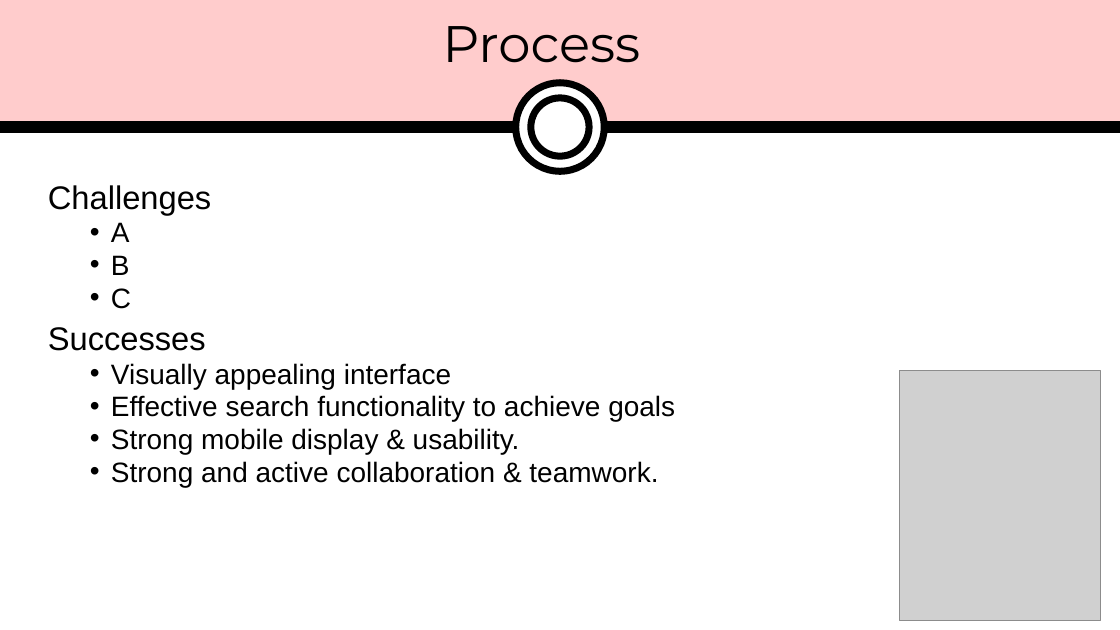
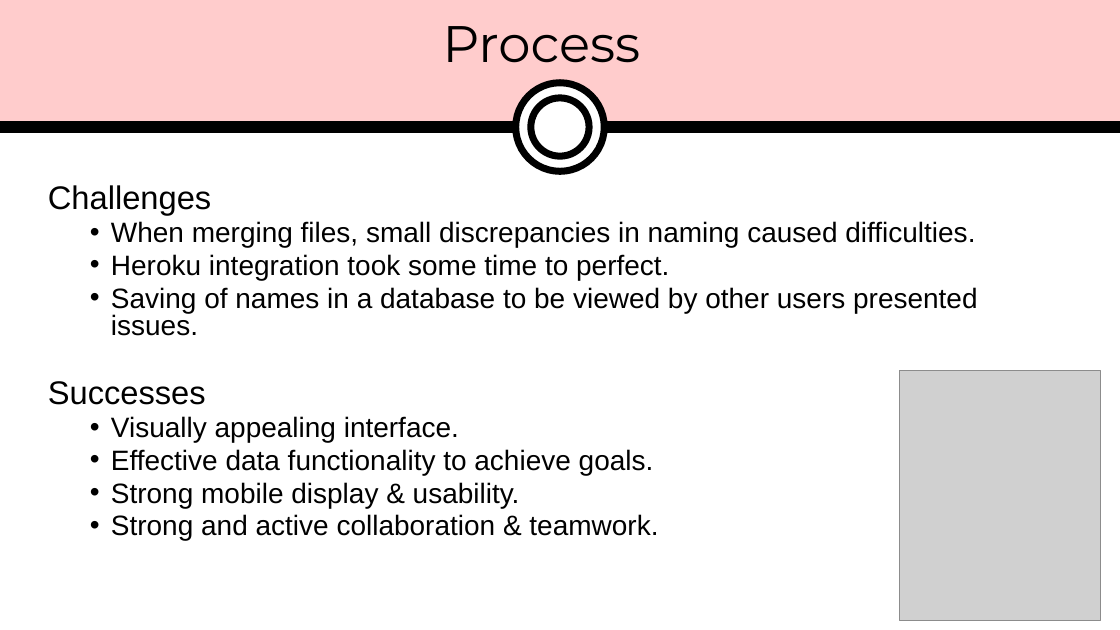
Before and after one commit to thomasmaglaris/Professor-Oak-s-Pokemon-Love-Calculator, a slide deck: slide 7 of presentation-materials/PokemonPresentation.pptx. Drawn at 1120x630 pixels with LibreOffice and Linux fonts; fonts in the diff are those of the drawing; grey boxes stand for pictures. Boxes give left, top, right and bottom in pixels: in the first picture for what was removed or moved away, otherwise in the second. Text is boxed around its words. In the diff, an @@ line names an element or a change of style, - is before the commit and + after.

```diff
--- a/presentation-materials/PokemonPresentation.pptx
+++ b/presentation-materials/PokemonPresentation.pptx
@@ text at (x1=111, y1=221, x2=978, y2=336): text changed @@
-  • A
-  • B
-  • C
+  • When merging files, small discrepancies in naming caused difficulties.
+  • Heroku integration took some time to perfect.
+  • Saving of names in a database to be viewed by other users presented issues.
@@ text at (x1=111, y1=416, x2=654, y2=475): text changed @@
-  • Visually appealing interface
-  • Effective search functionality to achieve goals
+  • Visually appealing interface.
+  • Effective data functionality to achieve goals.
```
Also in this commit, not shown: 7 other slides changed, 3 other files.
